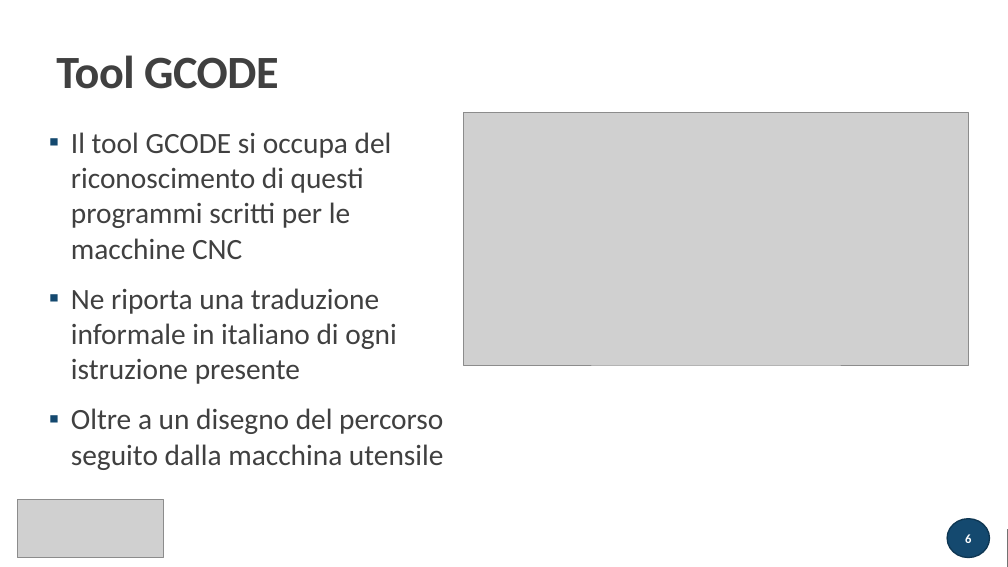
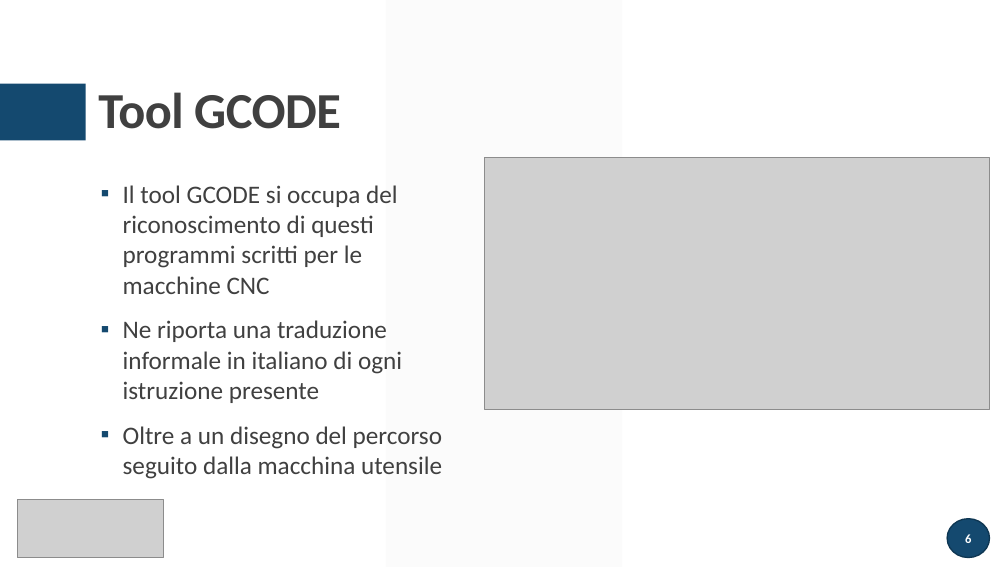
Before and after one commit to atusghen/GCODE, a slide deck: slide 6 of presentazione.pptx. Drawn at 1008x567 pixels with LibreOffice and Linux fonts; fonts in the diff are those of the drawing; grey boxes stand for pictures. Boxes give left, top, right and bottom in pixels: in the first picture for what was removed or moved away, otherwise in the second. Text is boxed around its words. In the diff, an @@ line names an element or a change of style, - is before the commit and + after.

```diff
--- a/presentazione.pptx
+++ b/presentazione.pptx
@@ rectangle removed at (x1=0, y1=0, x2=1008, y2=567) @@
@@ title "Tool GCODE" moved from (x1=56, y1=55, x2=278, y2=89) to (x1=98, y1=92, x2=341, y2=129) @@
@@ title "Tool GCODE" at (x1=98, y1=92, x2=341, y2=129): size 44 to 48 pt @@
@@ parallelogram moved from (x1=616, y1=0, x2=852, y2=567) to (x1=386, y1=0, x2=622, y2=567) @@
@@ rectangle added at (x1=0, y1=84, x2=85, y2=141), fill #14496F @@
@@ text "Il tool GCODE si occupa ..." moved from (x1=71, y1=132, x2=444, y2=470) to (x1=123, y1=185, x2=442, y2=479) @@
@@ text "Il tool GCODE si occupa ..." at (x1=123, y1=185, x2=442, y2=479): size 28 to 24 pt @@
@@ picture moved from (x1=464, y1=113, x2=968, y2=365) to (x1=485, y1=157, x2=989, y2=410) @@
@@ rectangle removed at (x1=49, y1=205, x2=293, y2=243) @@
@@ line removed from (49, 218) to (284, 218) @@
@@ rectangle removed at (x1=0, y1=529, x2=1008, y2=567) @@
```
Also in this commit, not shown: 4 other slides changed, 2 slides added, 1 slide removed, 1 other file.
